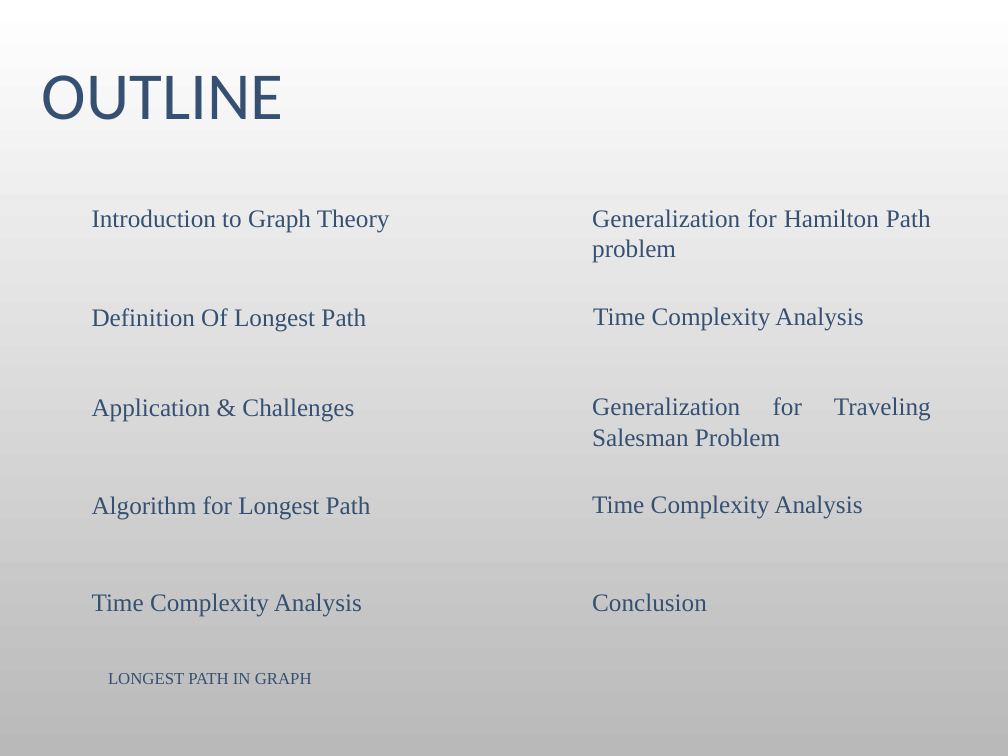
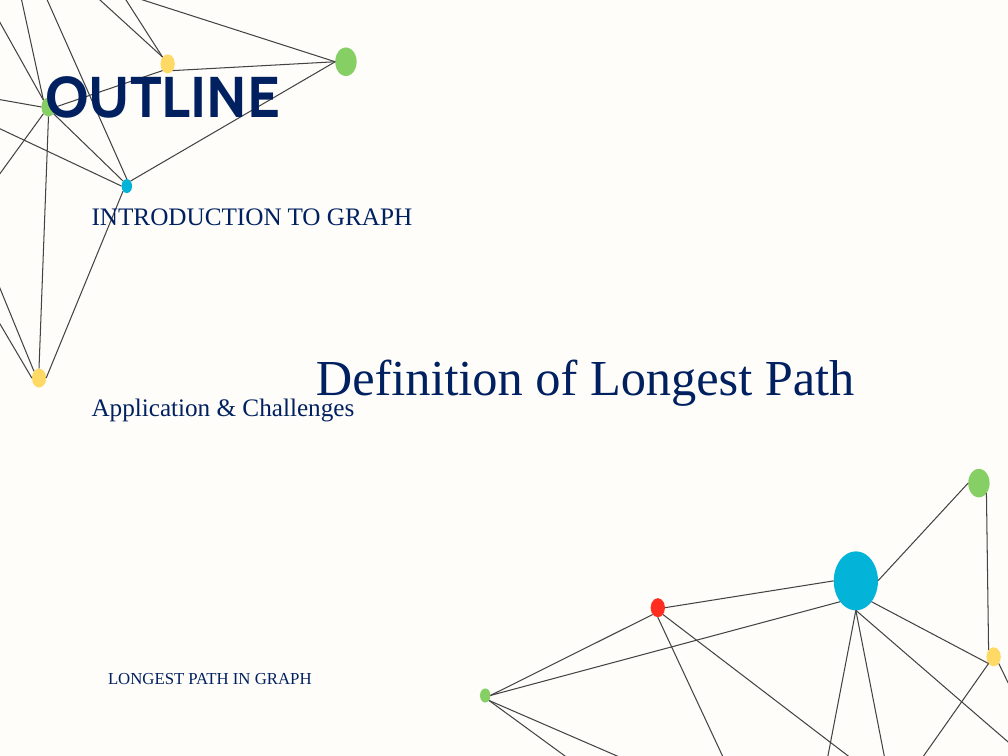
Before and after one commit to ParsaMohammadpour/advanced-algorithm-assignments, a slide deck: slide 6 of representation/Longest_Path_Problem_in_Graphs.pptx (slide 5 before the commit). Drawn at 1008x756 pixels with LibreOffice and Linux fonts; fonts in the diff are those of the drawing; background and template pictures are left out. Boxes give left, top, right and bottom in pixels: in the first picture for what was removed or moved away, otherwise in the second. Text is boxed around its words. In the diff, an @@ line names an element or a change of style, - is before the commit and + after.

Commit message:
until the end of applications and challenges

```diff
--- a/representation/Longest_Path_Problem_in_Graphs.pptx
+++ b/representation/Longest_Path_Problem_in_Graphs.pptx
@@ background picture (left out) to #FEFDFA @@
@@ group added at bbox=[0, 0, 1008, 756]: 32 lines, 10 ellipses @@
@@ title "OUTLINE" at bbox=[45, 69, 280, 130]: size 48 to 41 pt, font Calibri to Cabin, text colour #355071 to #002060, bold on; line spacing 0.9 to 1 @@
@@ text at bbox=[92, 205, 412, 231]: text changed; text colour #355071 to #002060 @@
-Introduction to Graph Theory
+INTRODUCTION TO GRAPH
@@ text removed at bbox=[592, 209, 931, 263] @@
-Generalization for Hamilton Path problem
@@ text removed at bbox=[593, 307, 863, 331] @@
-Time Complexity Analysis
@@ text at bbox=[316, 359, 855, 406]: text changed; size 18 to 36 pt; text colour #355071 to #002060 @@
-Definition Of Longest Path
+Definition of Longest Path
@@ text "Application & Challenges" at bbox=[92, 398, 354, 422]: text colour #355071 to #002060 @@
@@ text removed at bbox=[592, 397, 802, 446] @@
-Generalization for Traveling Salesman Problem
@@ text removed at bbox=[92, 496, 371, 520] @@
-Algorithm for Longest Path
@@ text removed at bbox=[592, 495, 862, 519] @@
-Time Complexity Analysis
@@ text removed at bbox=[92, 593, 362, 617] @@
-Time Complexity Analysis
@@ text removed at bbox=[592, 593, 707, 611] @@
-Conclusion
@@ text "LONGEST PATH IN GRAPH" at bbox=[108, 673, 312, 684]: text colour #355071 to #002060 @@
```
Also in this commit, not shown: 15 other slides changed, 2 slides added.
